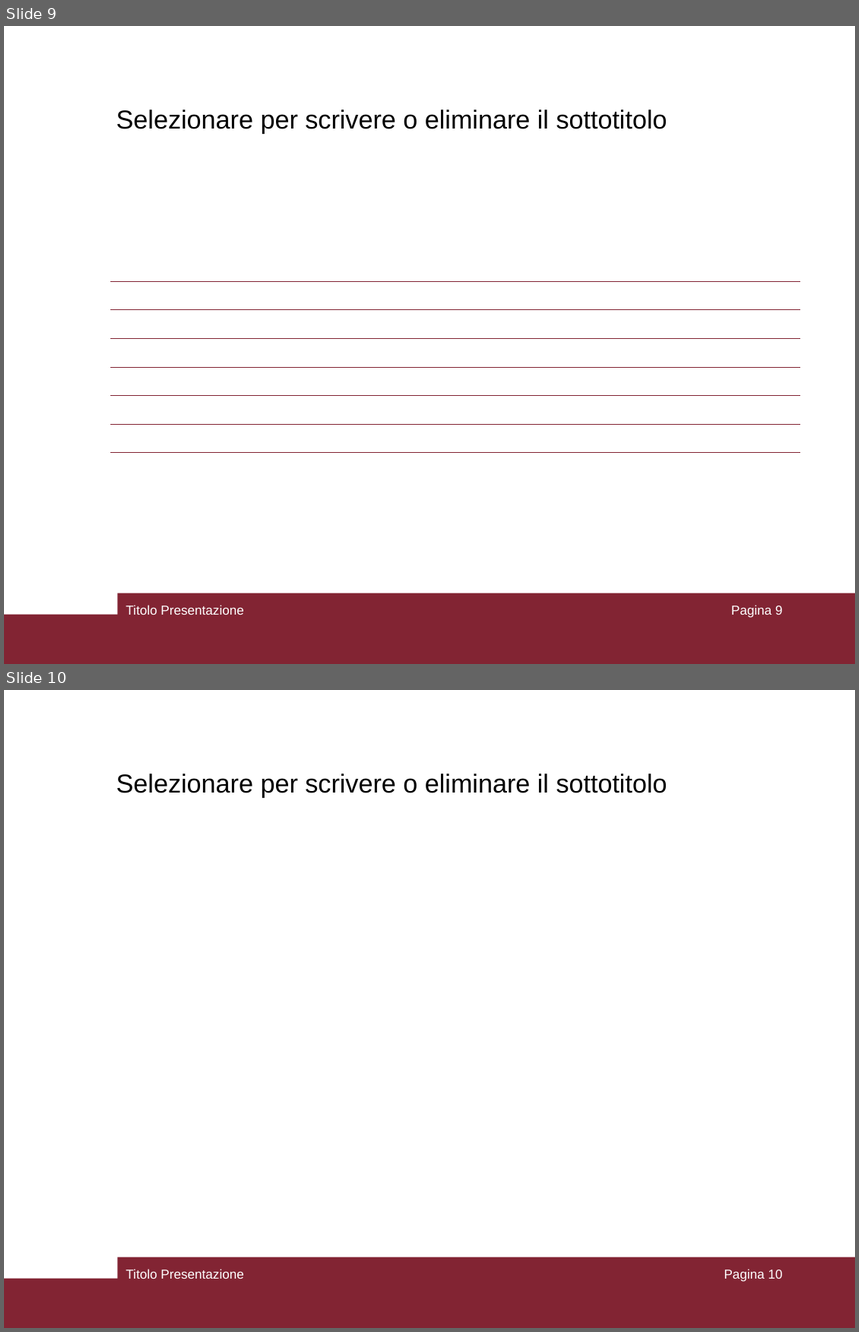
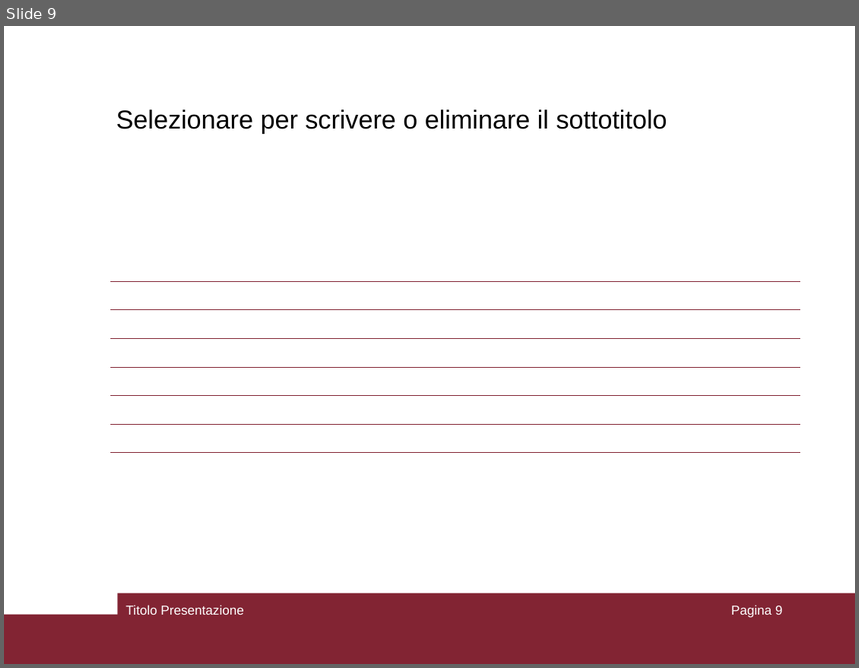
Before and after one commit to giacomotelloli/ContinualLearning, a slide deck: PresPrj.ppt. Shown one above the other, each under a label of ours: slides 9 and 10 before the commit, slide 9 after it. The pictures are 859x1332 and 859x668 pixels, drawn with LibreOffice and Linux fonts; fonts in the diff are those of the drawing. Boxes give left, top, right and bottom in pixels: in the first picture for what was removed or moved away, otherwise in the second. Text is boxed around its words. In the diff, an @@ line names an element or a change of style, - is before the commit and + after.

```diff
--- a/PresPrj.ppt
+++ b/PresPrj.ppt
@@ slide 10 removed at bbox=[4, 690, 855, 1328], background #FFFFFF; not listed: 2 template elements that a slide beside it also shows @@
@@ text removed at bbox=[116, 774, 667, 797] @@
-Selezionare per scrivere o eliminare il sottotitolo
@@ text removed at bbox=[126, 1269, 244, 1279] @@
-Titolo Presentazione
@@ page number removed at bbox=[724, 1269, 783, 1282] @@
-Pagina 10
```
Also in this commit, not shown: 1 slide changed, 2 slides added, 3 other slides removed, 1 other file.
